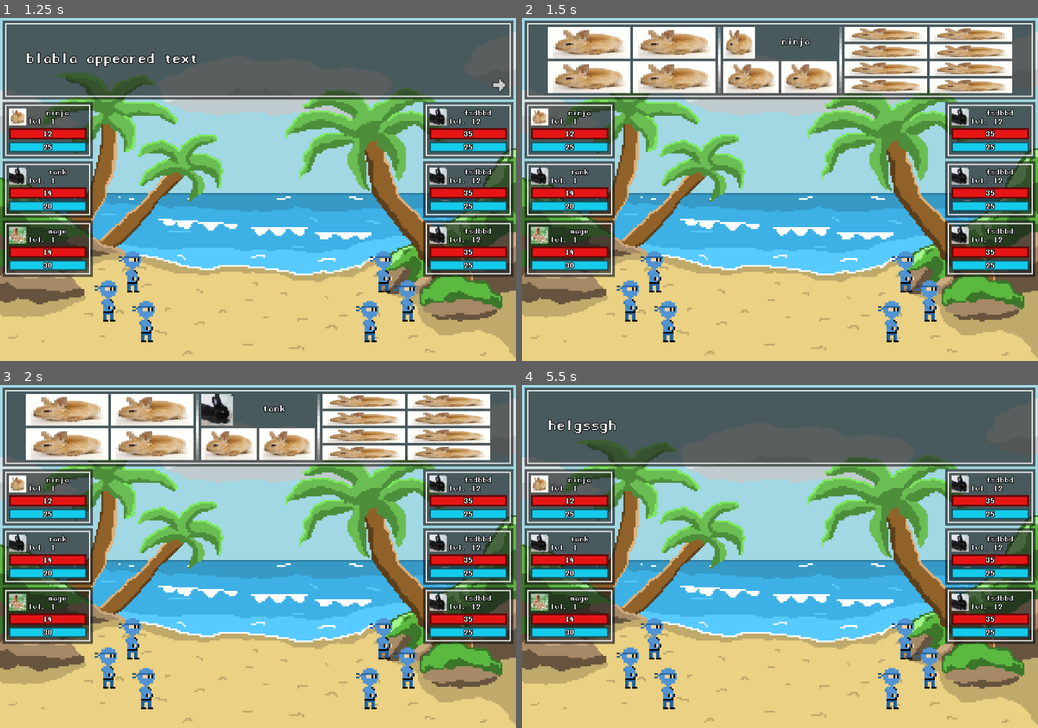
Above: before the commit, frames 1-4 (two rows, left to right).
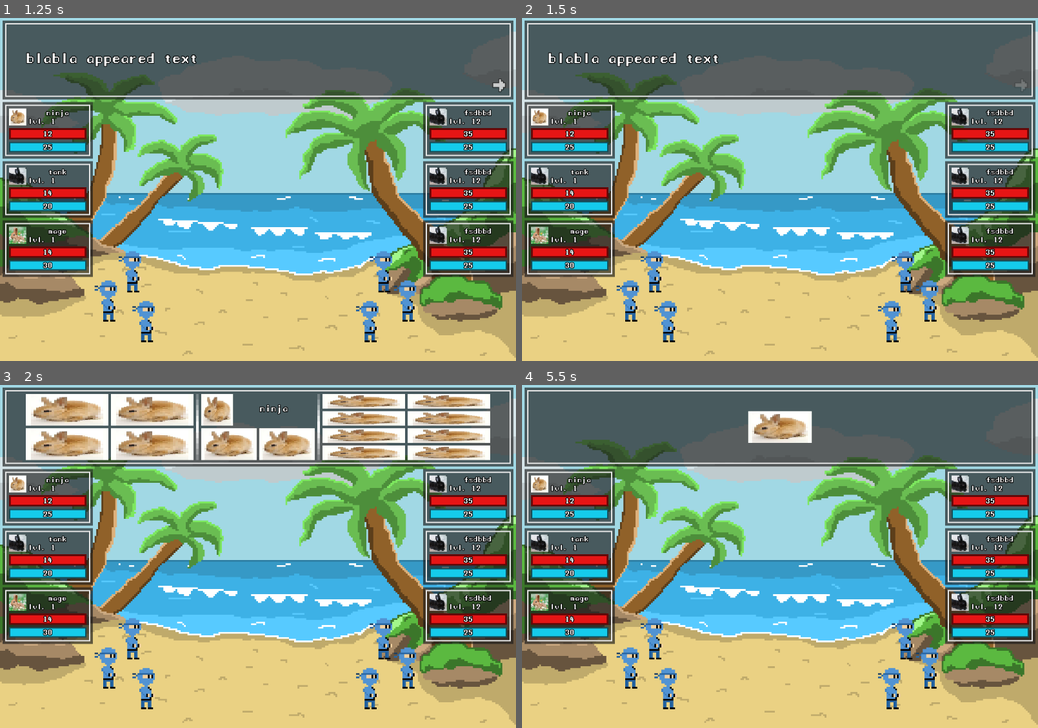
Above: after the commit, the same moments.

Repository: qwerty4u6/group-game
Game: Godot game, scene res://scenes/main.tscn
The game is run twice, just before and just after one commit, with the same random seed, the same clock (stepped at 60 frames per second) and the same inputs.
Inputs (mouse positions are in pixels of both pictures, inside the frame that each line leads up to):
- Up to frame 1 (1.25 s): tap Enter (ui_accept) at 0.5, 0.77 s; move the mouse to (371, 172) at 0.52 s; hold D (move_right) from 0.53 s (still down); click (371, 172) at 0.67 s
- Up to frame 2 (1.5 s): move the mouse to (676, 206) at 1.27 s; release D (move_right) at 1.28 s; hold S (move_down) from 1.28 s (still down)
- Up to frame 3 (2 s): keep holding S (move_down); tap Enter (ui_accept) at 1.52 s
- Up to frame 4 (5.5 s): release S (move_down) at 2 s; click (589, 409) at 2 s; click (780, 426) at 2.75 s; click (676, 409) at 3.5 s; tap Enter (ui_accept) at 4.25, 5, 5.27 s; move the mouse to (831, 481) at 4.27 s; hold D (move_right) 4.28-5.03 s; move the mouse to (754, 625) at 5.02 s; hold W (move_up) from 5.03 s (still down); click (754, 625) at 5.17 s

Frame 1 is identical in both runs. In frame 2, 15% of the frame differs, in the area x 5-98%, y 2-22%; in frame 3, 0.6%; in frame 4, 1.4%.
Error in both runs: Invalid access of index '1' on a base object of type: 'Array'. (res://scenes/action_box.gd:91)

Commit message:
raghhhhhh

Diff:
--- a/scenes/action_box.gd
+++ b/scenes/action_box.gd
@@ -93,6 +93,6 @@
 	battle.selecting = false
 	var disp = battle.selected_display()
 
-	show_text(skill.message % [character.name_text, target.res.name])
+	show_text(skill.message % [character.name_text, target.res.name_text])
 	await textbox_closed
 	battle.next_turn()
--- a/scenes/battle.gd
+++ b/scenes/battle.gd
@@ -1,9 +1,17 @@
 extends Control
+
+const team_member_positions = [
+	Vector2(308, 592),
+	Vector2(252, 660),
+	Vector2(340, 708),
+	Vector2(892, 592),
+	Vector2(948, 660),
+	Vector2(860, 708),
+]
 
 var members = []
 
 @onready var data_container = preload("res://scenes/character_data_container.tscn")
-
 @onready var char_stat_display_scene = preload("res://scenes/char_stat_display.tscn")
 @onready var battle_character_scene = preload("res://scenes/battle_character.tscn")
 
@@ -17,6 +25,7 @@
 	load("res://resources/enemy characters/placeholder enemy.tres"),
 	load("res://resources/enemy characters/placeholder enemy.tres")
 ]
+var team = []
 var enemies = []
 var characters = []
 var current_turn = -1
@@ -26,29 +35,27 @@
 signal textbox_closed
 
 func _ready():
-	for member in team_resources:
+	for member in team_resources:                #   add character data to team and enemies nodes
 		var new = data_container.instantiate()
 		new.init(member)
 		$Team.add_child(new)
 		characters.push_back(new)
+	team = $Team.get_children()
+
 	for member in enemy_resources:
 		var new = data_container.instantiate()
 		new.init(member)
 		$Enemies.add_child(new)
 		characters.push_back(new)
+	enemies = $Enemies.get_children()
 
-	var team_member_positions = [
-		Vector2(308, 592),
-		Vector2(252, 660),
-		Vector2(340, 708),
-	]
-	var offset = (806 - team_resources.size() * 138) / 2
-	var i = 0
-	for member in team_resources.size():
+
+	var offset = (806 - team.size() * 138) / 2
+	for i in team.size():
 		var disp = char_stat_display_scene.instantiate()
 		members.push_back(disp)
 		add_child(disp)
-		disp.init(team_resources[i])
+		disp.init(team[i])
 		disp.position = Vector2(6, offset + i * 138)
 
 		var char = battle_character_scene.instantiate()
@@ -56,41 +63,25 @@
 		char.init(disp)
 		char.position = team_member_positions[i]
 
-		i += 1
-
-	team_member_positions = [
-		Vector2(892, 592),
-		Vector2(948, 660),
-		Vector2(860, 708),
-	]
-	i = 0
-	for member in enemy_resources.size():
+	offset = (806 - enemies.size() * 138) / 2
+	for i in enemies.size():
 		var disp = char_stat_display_scene.instantiate()
 		members.push_back(disp)
 		add_child(disp)
-		disp.init(enemy_resources[i])                             #!!!!!!!!!!!!!!!!!!!!!!!!!!!!!!
+		disp.init(enemies[i])
 		disp.position = Vector2(984, offset + i * 138)
 
 		var char = battle_character_scene.instantiate()
 		add_child(char)
 		char.init(disp)
-		char.position = team_member_positions[i]
-
-		i += 1
+		char.position = team_member_positions[i + 3]
 
 	$ActionBox.show_text("blabla appeared text")
 	await $ActionBox.textbox_closed
 	next_turn()
 
 func _input(event):
-	if event.is_action_pressed("move_up"):
-		$ActionBox.show_text("helgssghdghdhdsghlo")
-		await $ActionBox.textbox_closed
-		$ActionBox.show_text("works i think")
-		await $ActionBox.textbox_closed
-		$ActionBox.show_text("yipeeee")
-	if event.is_action_pressed("move_down"):
-		next_turn()
+	pass
 
 func next_turn():
 	current_turn += 1
--- a/scenes/char_stat_display.gd
+++ b/scenes/char_stat_display.gd
@@ -20,14 +20,13 @@
 
 func init(member):
 	res = member
-	get_node("NameLabel").text = res.name
+	get_node("NameLabel").text = res.name_text
 	get_node("LevelLabel").text = "lvl. " + str(res.level)
 	get_node("TextureRect").texture = res.texture
 	set_max_hp(res.max_hp)
 	set_hp(res.hp)
 	set_max_mana(res.max_mana)
 	set_mana(res.mana)
-	print(res)
 
 func set_max_hp(hp):
 	hp_bar.max_value = hp
--- a/scenes/char_stat_display.tscn
+++ b/scenes/char_stat_display.tscn
@@ -231,8 +231,8 @@
 anchor_right = 1.0
 anchor_bottom = 1.0
 offset_left = 125.0
-offset_right = 2435.0
-offset_bottom = 1452.0
+offset_right = 3275.0
+offset_bottom = 1980.0
 grow_horizontal = 2
 grow_vertical = 2
 theme_override_colors/font_outline_color = Color(0, 0, 0, 1)
@@ -249,8 +249,8 @@
 anchor_right = 1.0
 anchor_bottom = 1.0
 offset_left = -125.0
-offset_right = 2185.0
-offset_bottom = 1452.0
+offset_right = 3025.0
+offset_bottom = 1980.0
 grow_horizontal = 2
 grow_vertical = 2
 theme_override_colors/font_outline_color = Color(0, 0, 0, 1)
